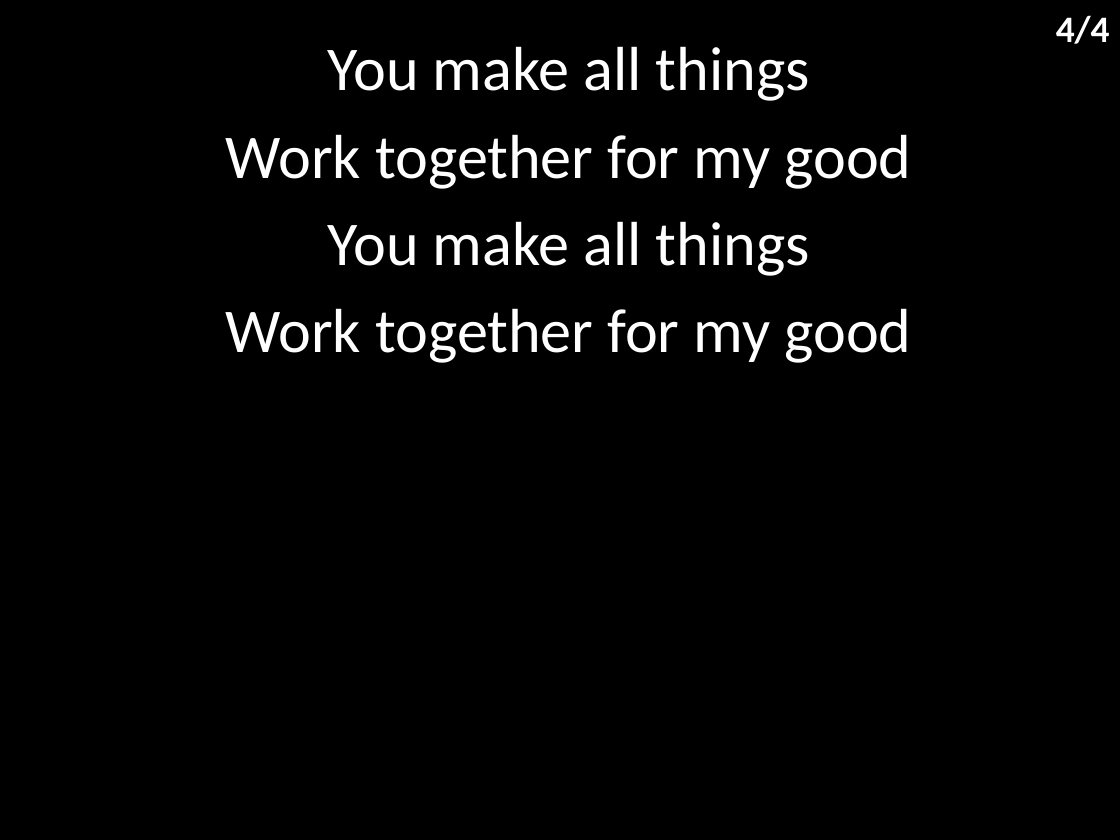
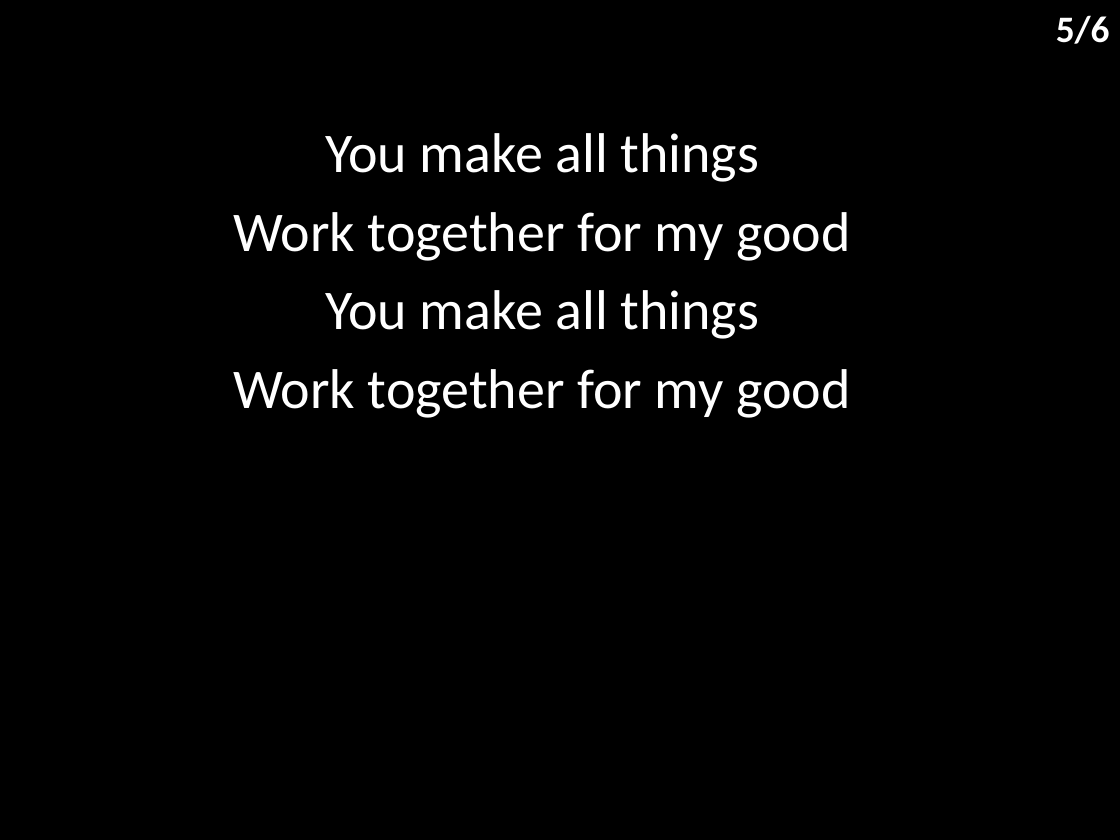
Before and after one commit to hoo-are-ya/worship, a slide deck: slide 6 of docs/songs/your love never fails.pptx (slide 5 before the commit). Drawn at 1120x840 pixels with LibreOffice and Linux fonts; fonts in the diff are those of the drawing. Boxes give left, top, right and bottom in pixels: in the first picture for what was removed or moved away, otherwise in the second. Text is boxed around its words. In the diff, an @@ line names an element or a change of style, - is before the commit and + after.

```diff
--- a/docs/songs/your love never fails.pptx
+++ b/docs/songs/your love never fails.pptx
@@ text at <box>1056,15,1110,44</box>: text changed @@
-4/4
+5/6
@@ subtitle "You make all things": place and size @@
-subtitle "You make all things" at <box>226,46,911,363</box>
+subtitle "You make all things" at <box>233,133,850,418</box>
@@ subtitle "You make all things" at <box>233,133,850,418</box>: size 40 to 36 pt @@
```
Also in this commit, not shown: 3 other slides changed, 2 slides added, 2 other files.
